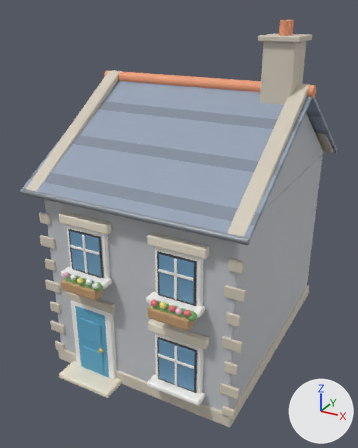
The Blender file source-art/bayview/cottage_a.blend, before and after one commit.
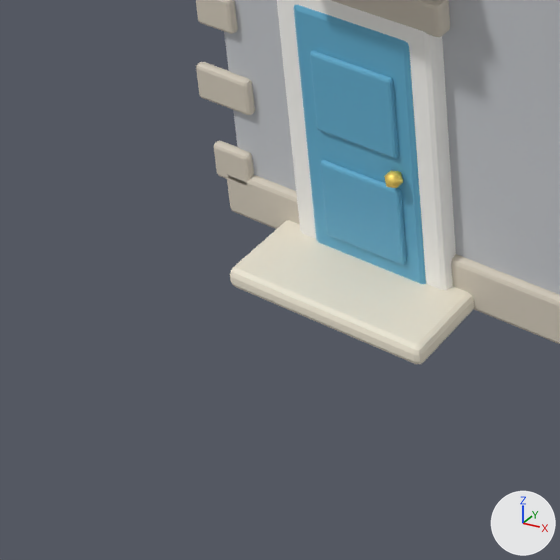
Each version appears first whole from a 50 mm camera at (6.11, -12.27, 9.59) aimed at (-0.35, -0.53, 3.72), and next in a close-up on the part from 0% to 40% of the width and 68% to 100% of the height. The axes (+X, +Y, +Z) are drawn at lower right. The lights are the same throughout. The first two pictures are the older version.

The older version as bpy lines, for what is in view:
```python
me_cube = bpy.data.meshes.new('Cube')
me_cube.from_pydata(...)  # 5948 vertices, 5888 faces; spans x -3.08..3.08, y -4.2..4.2, z -2.69..6.64
me_cube.materials.append(mat_tint_wallstone)  # light grey #c4c7cb
me_cube.materials.append(mat_stonedark)  # pale yellow #d4cbbc
me_cube.materials.append(mat_roofslate)  # greyish blue #95a2b5
me_cube.materials.append(mat_roofslatedark)  # greyish blue #818b9b
me_cube.materials.append(mat_metal)  # grey #959ba2
me_cube.materials.append(mat_rooftile)  # orange #ef9e76
me_cube.materials.append(mat_whitetrim)  # white #fcfaf6
me_cube.materials.append(mat_tint_door)  # blue #61adce
me_cube.materials.append(mat_gold)  # yellow #fddf6f
me_cube.materials.append(mat_stone)  # pale yellow #efe7d4
me_cube.materials.append(mat_black)  # dark grey #3f3f45
me_cube.materials.append(mat_glass)  # blue #6f9ebf
me_cube.materials.append(mat_wood)  # brown #c59e73
me_cube.materials.append(mat_leaf)  # green #84b873
me_cube.materials.append(mat_flowerpink)  # pink #ffc5df
me_cube.materials.append(mat_flowerwhite)  # white #fffffc
me_cube.materials.append(mat_floweryellow)  # yellow #ffec81
me_cube.materials.append(mat_flowerred)  # red #f97c86
# before: 3472 (-2.15, -4.15, -2.65), 3473 (-2.15, -4.2, -2.6) at pixel (232, 284), 3474 (-2.2, -4.15, -2.6), 3475 (-2.15, -4.19, -2.64) at pixel (234, 286), 3476 (-2.18, -4.18, -2.63) at pixel (232, 284)
# before: 3477 (-2.19, -4.19, -2.6) at pixel (230, 281), 3478 (-2.19, -4.15, -2.64), 3486 (-2.15, -3.55, -2.65), 3487 (-2.2, -3.55, -2.6), 3488 (-2.15, -3.5, -2.6)
# before: 3489 (-2.19, -3.55, -2.64), 3490 (-2.18, -3.52, -2.63), 3491 (-2.19, -3.51, -2.6), 3492 (-2.15, -3.51, -2.64), 3500 (-0.55, -4.15, -2.65)
# before: 3501 (-0.5, -4.15, -2.6) at pixel (424, 359), 3502 (-0.55, -4.2, -2.6) at pixel (414, 361), 3503 (-0.51, -4.15, -2.64) at pixel (423, 362), 3504 (-0.52, -4.18, -2.63) at pixel (419, 364), 3505 (-0.51, -4.19, -2.6) at pixel (419, 362)
# before: 3506 (-0.55, -4.19, -2.64) at pixel (415, 364), 3514 (-0.55, -3.55, -2.65), 3515 (-0.55, -3.5, -2.6), 3516 (-0.5, -3.55, -2.6) at pixel (475, 305), 3517 (-0.55, -3.51, -2.64)
# before: 3518 (-0.52, -3.52, -2.63), 3519 (-0.51, -3.51, -2.6), 3520 (-0.51, -3.55, -2.64) at pixel (473, 309)
ob_visual = bpy.data.objects.new('Visual', me_cube)
ob_visual.location = (0.0, 0.0, 2.65)
```
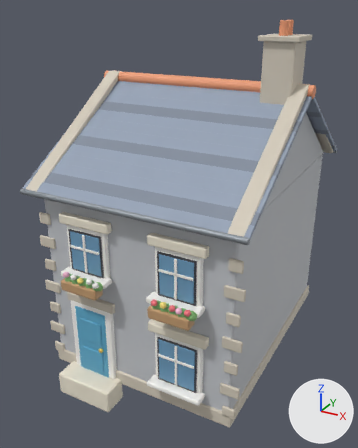
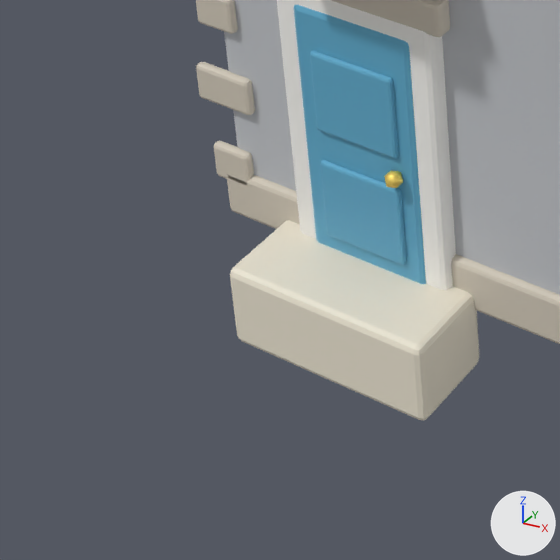
What changed in the scene script:
```text
Change me_cube:
    used by ob_visual; location = (0.0, 0.0, 2.65)
    verts and faces of me_cube; kept vertices keep their numbers, new ones are numbered from 5948
    remove me_cube.from_pydata(...)  # 5948 vertices, 5888 faces; spans x -3.08..3.08, y -4.2..4.2, z -2.69..6.64
    add me_cube.from_pydata(...)  # 5892 vertices, 5834 faces; spans x -3.08..3.08, y -4.2..3.91, z -3.15..6.64
    me_cube part 1
    add for i in [*range(3472, 3479), *range(3486, 3493), *range(3500, 3507), *range(3514, 3521)]: verts[i] += (0.0, 0.0, -0.5)
    other edits to the shape of me_cube do not show in these pictures
```

Boxes [x1, y1, x2, y2] around the edits, measured in the close-ups (560 x 560 px; the box of a moved part takes in the faces that stretch with it):
'Visual', reshaped: before [196, 0, 560, 364]; after [196, 0, 560, 420]
part 1 of me_cube, moved or reshaped: before [230, 276, 474, 364]; after [230, 276, 479, 420]
